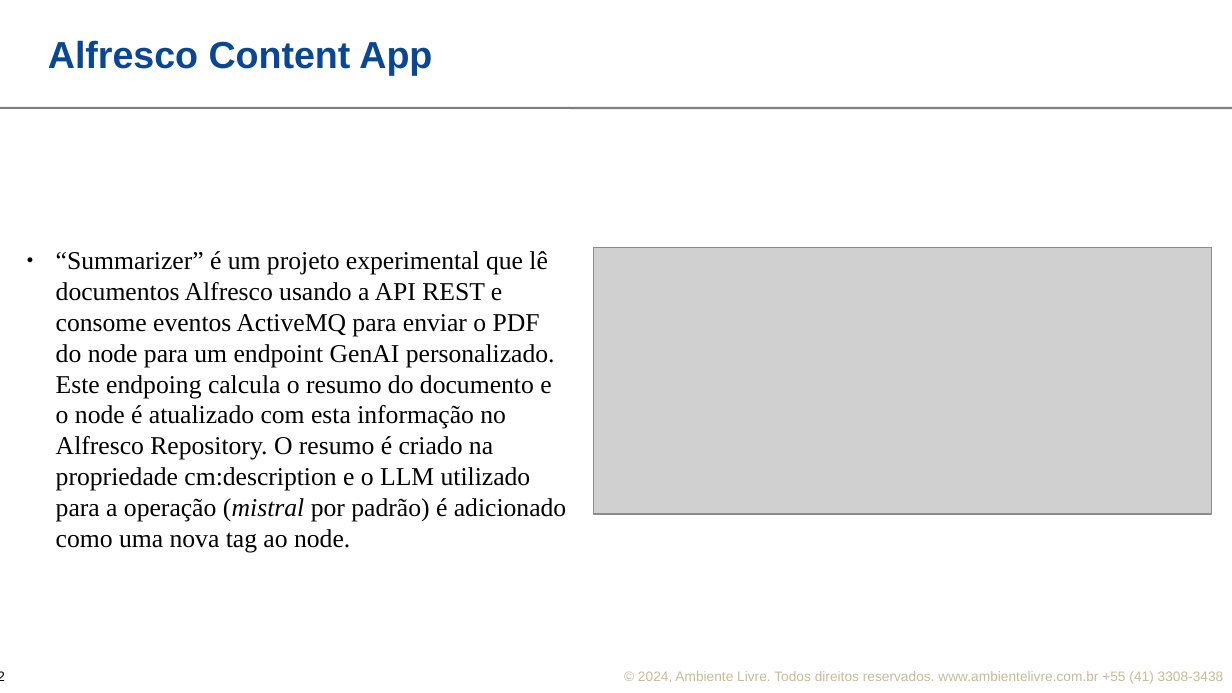
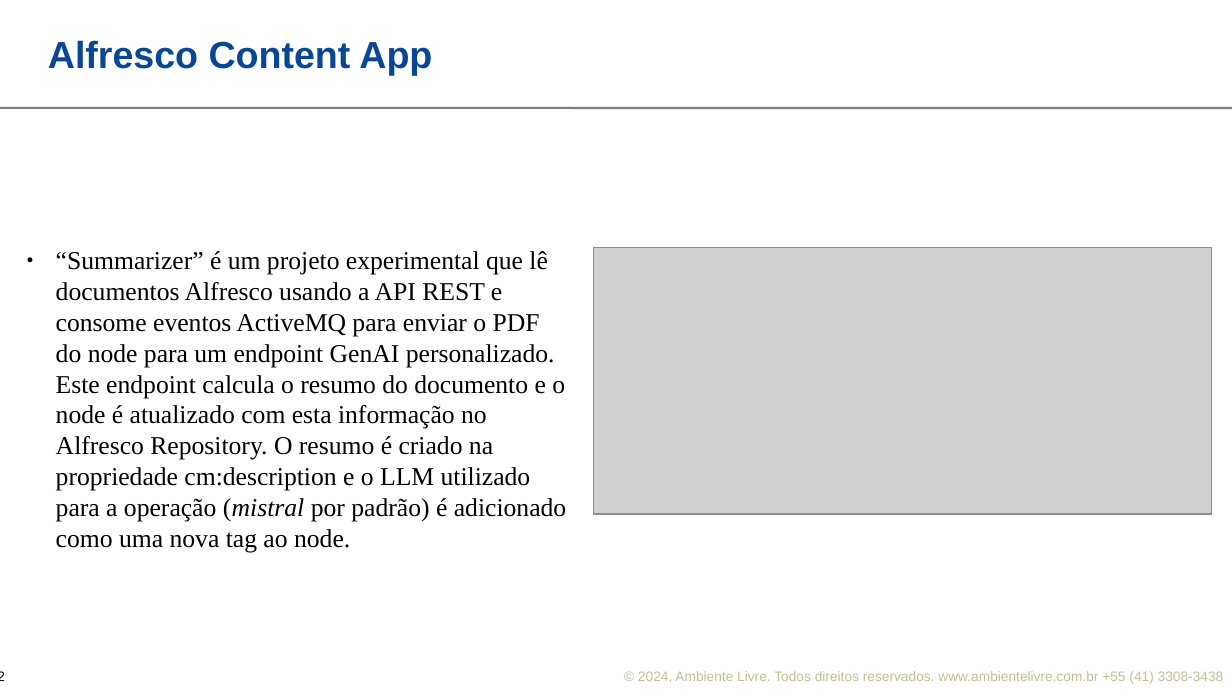
Before and after one commit to ambientelivre/labs, a slide deck: slide 12 of talks/apresentacao-alfresco/alfresco_apresentacao.odp. Drawn at 1232x693 pixels with LibreOffice and Linux fonts; fonts in the diff are those of the drawing; grey boxes stand for pictures; background and template pictures are left out. Boxes give left, top, right and bottom in pixels: in the first picture for what was removed or moved away, otherwise in the second. Text is boxed around its words. In the diff, an @@ line names an element or a change of style, - is before the commit and + after.

Commit message:
alfresco slides

```diff
--- a/talks/apresentacao-alfresco/alfresco_apresentacao.odp
+++ b/talks/apresentacao-alfresco/alfresco_apresentacao.odp
@@ text at (56, 251, 566, 552): text changed @@
-● “Summarizer” é um projeto experimental que lê documentos Alfresco usando a API REST e consome eventos ActiveMQ para enviar o PDF do node para um endpoint GenAI personalizado. Este endpoing calcula o resumo do documento e o node é atualizado com esta informação no Alfresco Repository. O resumo é criado na propriedade cm:description e o LLM utilizado para a operação (mistral por padrão) é adicionado como uma nova tag ao node.
+● “Summarizer” é um projeto experimental que lê documentos Alfresco usando a API REST e consome eventos ActiveMQ para enviar o PDF do node para um endpoint GenAI personalizado. Este endpoint calcula o resumo do documento e o node é atualizado com esta informação no Alfresco Repository. O resumo é criado na propriedade cm:description e o LLM utilizado para a operação (mistral por padrão) é adicionado como uma nova tag ao node.
```
Also in this commit, not shown: 4 other slides changed.
